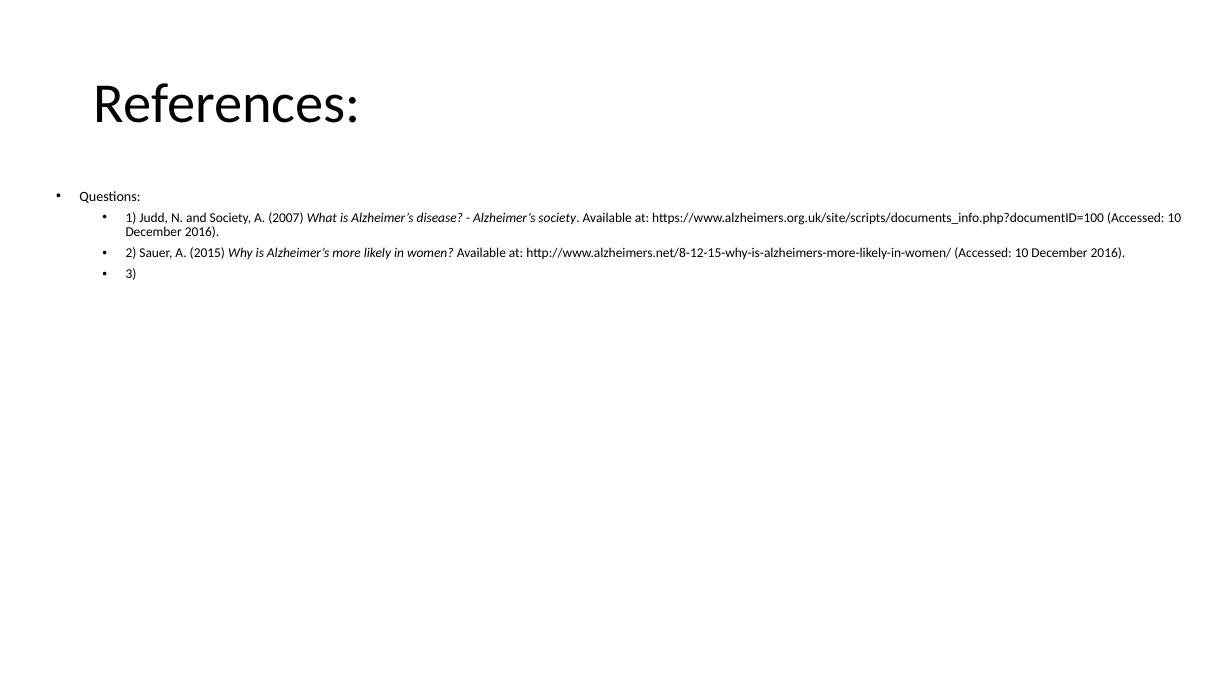
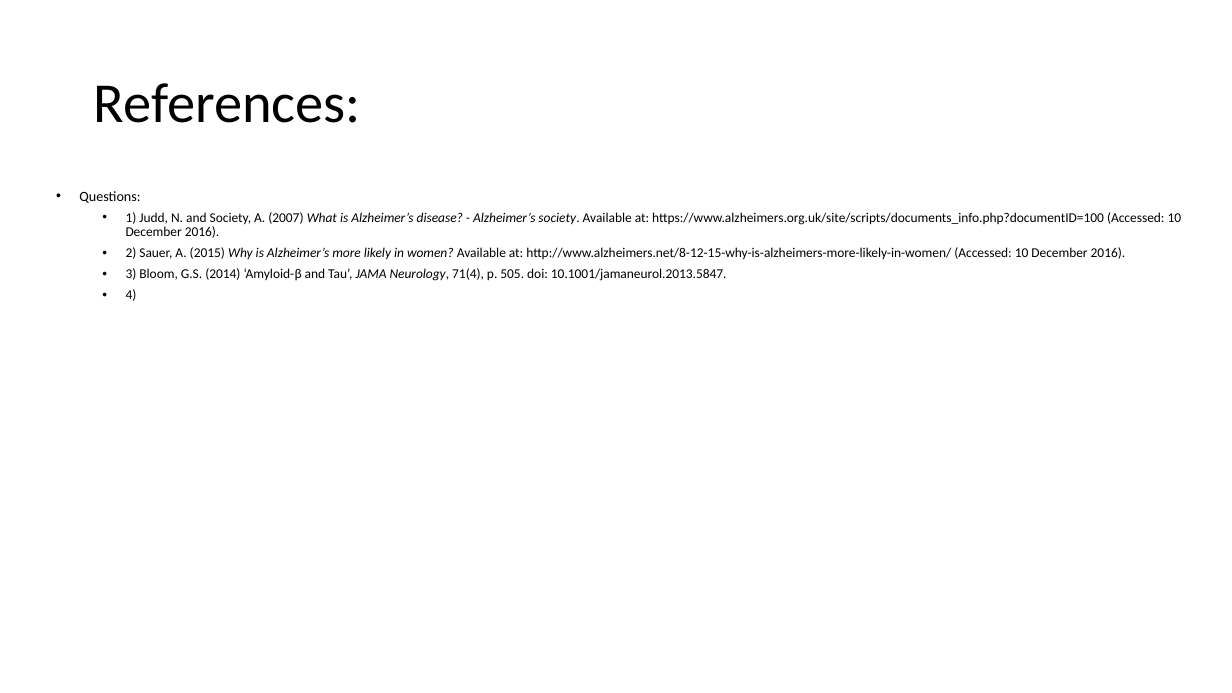
Before and after one commit to Ldn2016/team-11, a slide deck: slide 3 of _presentation/Team 11 Presentation.pptx. Drawn at 1232x693 pixels with LibreOffice and Linux fonts; fonts in the diff are those of the drawing. Boxes give left, top, right and bottom in pixels: in the first picture for what was removed or moved away, otherwise in the second. Text is boxed around its words. In the diff, an @@ line names an element or a change of style, - is before the commit and + after.

Commit message:
presUpdate

```diff
--- a/_presentation/Team 11 Presentation.pptx
+++ b/_presentation/Team 11 Presentation.pptx
@@ text at <box>126,268,727,301</box>: text changed @@
-  • 3)
+  • 3) Bloom, G.S. (2014) ‘Amyloid-β and Tau’, JAMA Neurology, 71(4), p. 505. doi: 10.1001/jamaneurol.2013.5847.
+  • 4)
```
